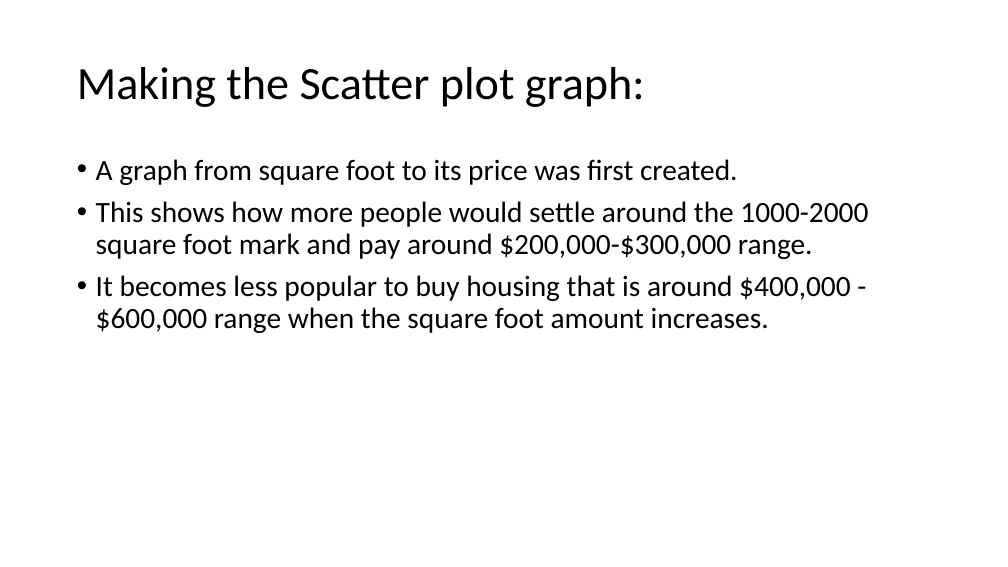
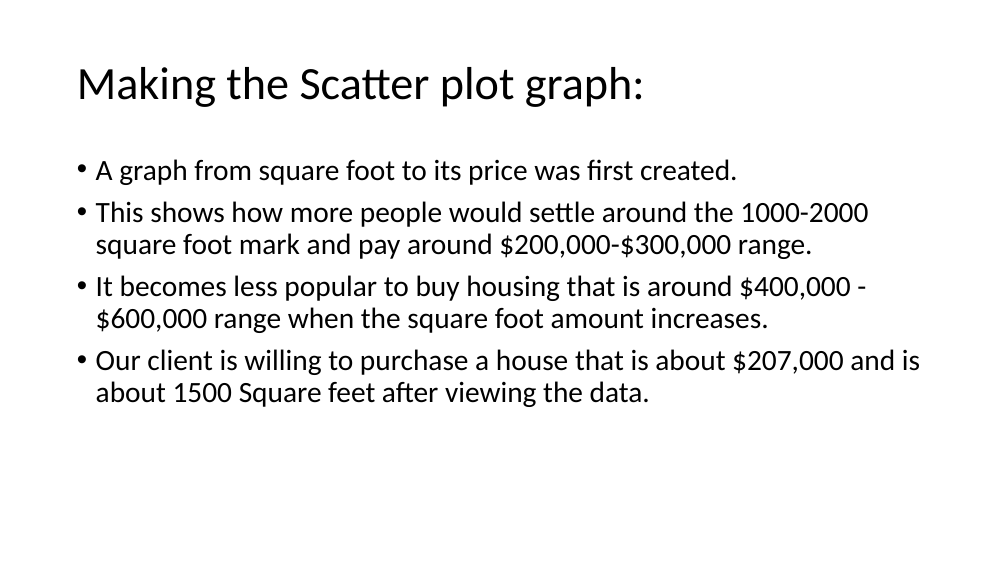
Before and after one commit to scavazos4/Project_One, a slide deck: slide 7 of Sacramento Real Estate.pptx (slide 6 before the commit). Drawn at 1008x567 pixels with LibreOffice and Linux fonts; fonts in the diff are those of the drawing; background and template pictures are left out. Boxes give left, top, right and bottom in pixels: in the first picture for what was removed or moved away, otherwise in the second. Text is boxed around its words. In the diff, an @@ line names an element or a change of style, - is before the commit and + after.

```diff
--- a/Sacramento Real Estate.pptx
+++ b/Sacramento Real Estate.pptx
@@ text at box(96, 349, 920, 407): paragraph added @@
+• Our client is willing to purchase a house that is about $207,000 and is about 1500 Square feet after viewing the data.
```
Also in this commit, not shown: 8 other slides changed, 1 slide added.
